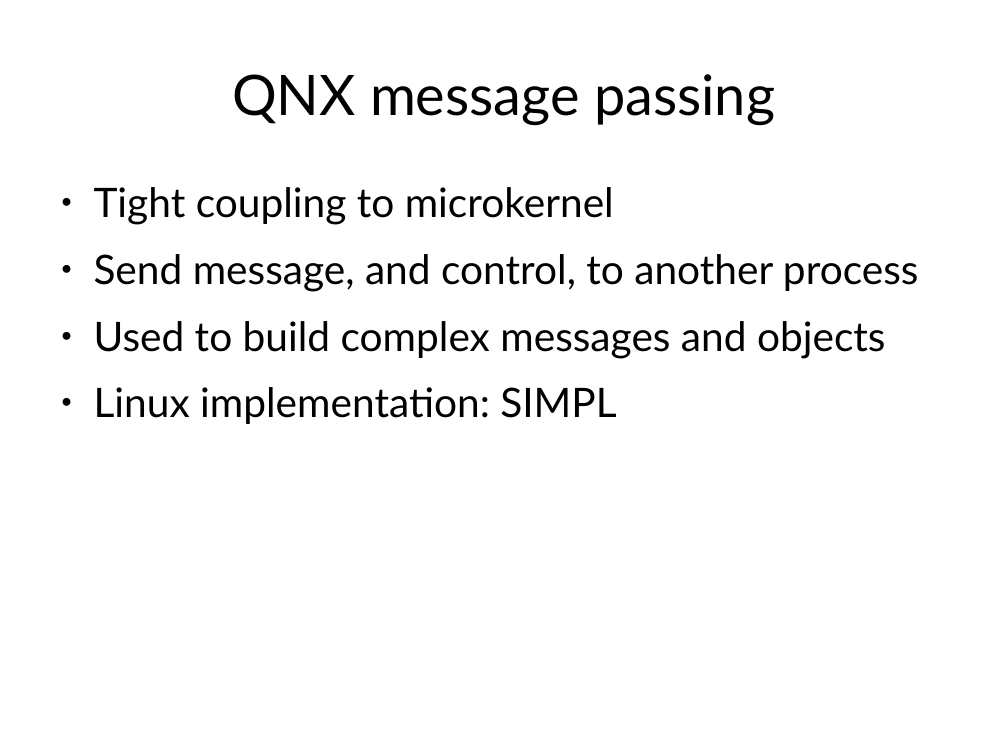
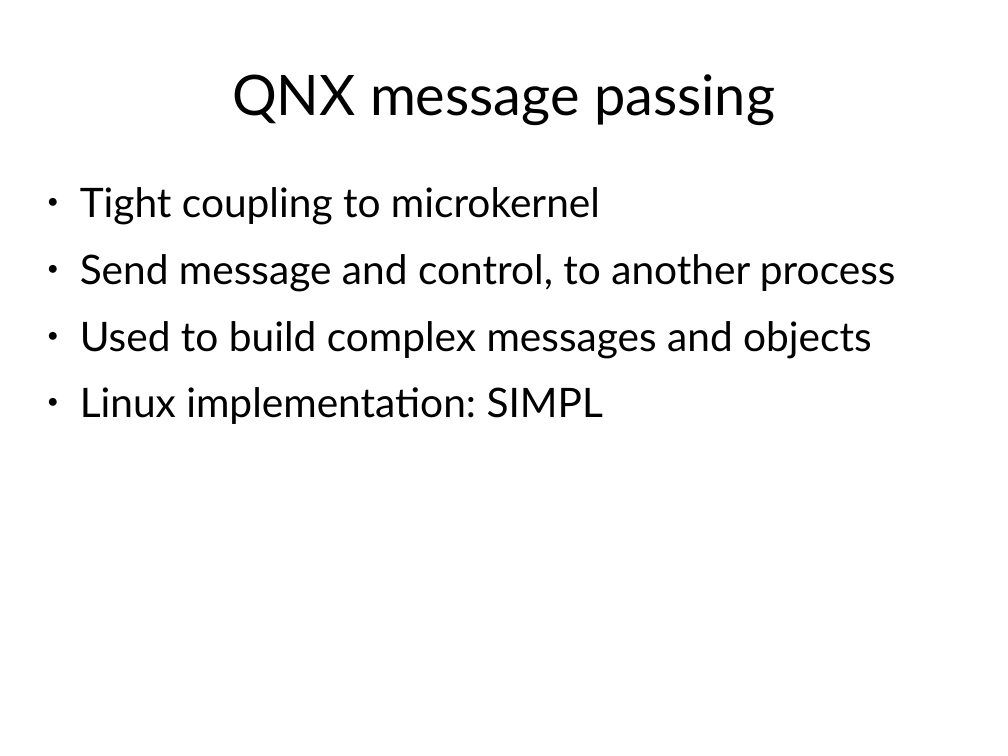
Before and after one commit to gregkh/presentation-kdbus, a slide deck: slide 12 of kdbus.odp. Drawn at 1008x756 pixels with LibreOffice and Linux fonts; fonts in the diff are those of the drawing. Boxes give left, top, right and bottom in pixels: in the first picture for what was removed or moved away, otherwise in the second. Text is boxed around its words. In the diff, an @@ line names an element or a change of style, - is before the commit and + after.

```diff
--- a/kdbus.odp
+++ b/kdbus.odp
@@ text "Tight coupling to microkernel": place and size @@
-text "Tight coupling to microkernel" at box(94, 187, 919, 424)
+text "Tight coupling to microkernel" at box(80, 187, 895, 424)
@@ text at box(80, 254, 895, 292): text changed @@
-● Send message, and control, to another process
+● Send message and control, to another process
```
Also in this commit, not shown: 7 other slides changed, 2 slides removed.
